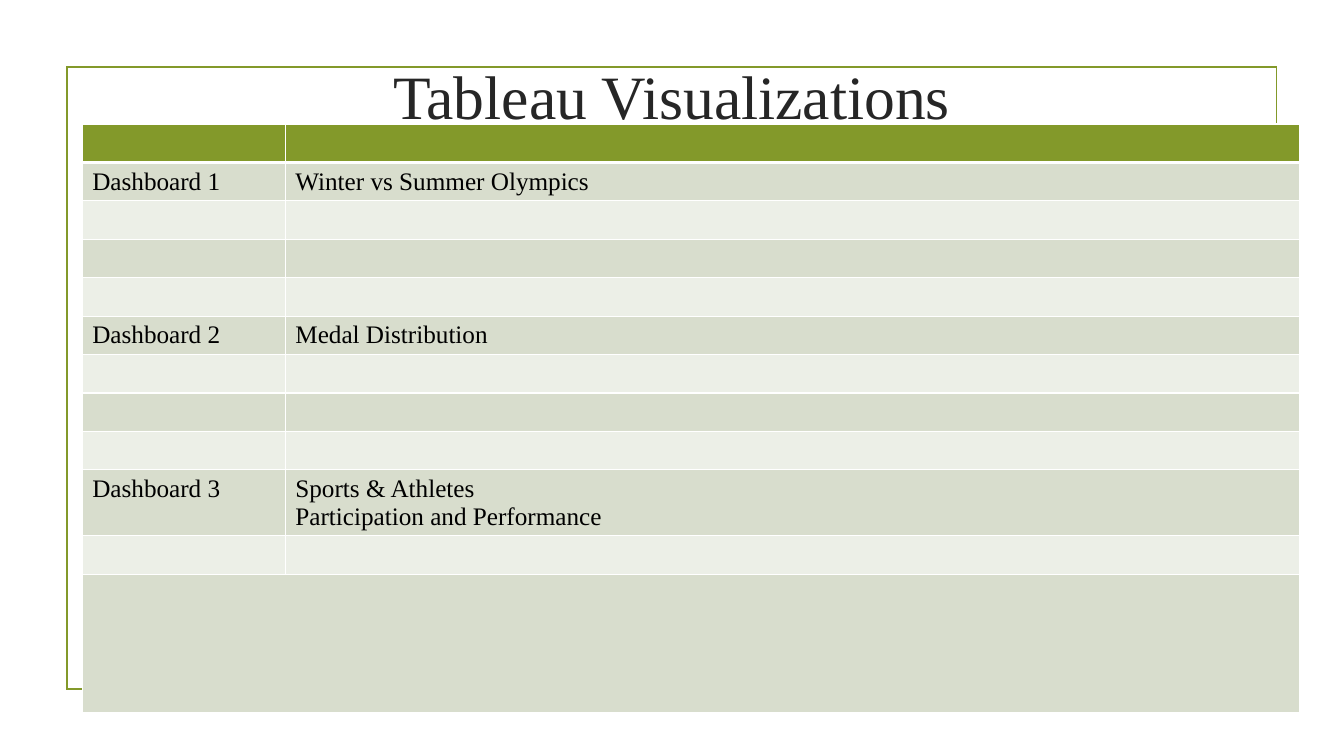
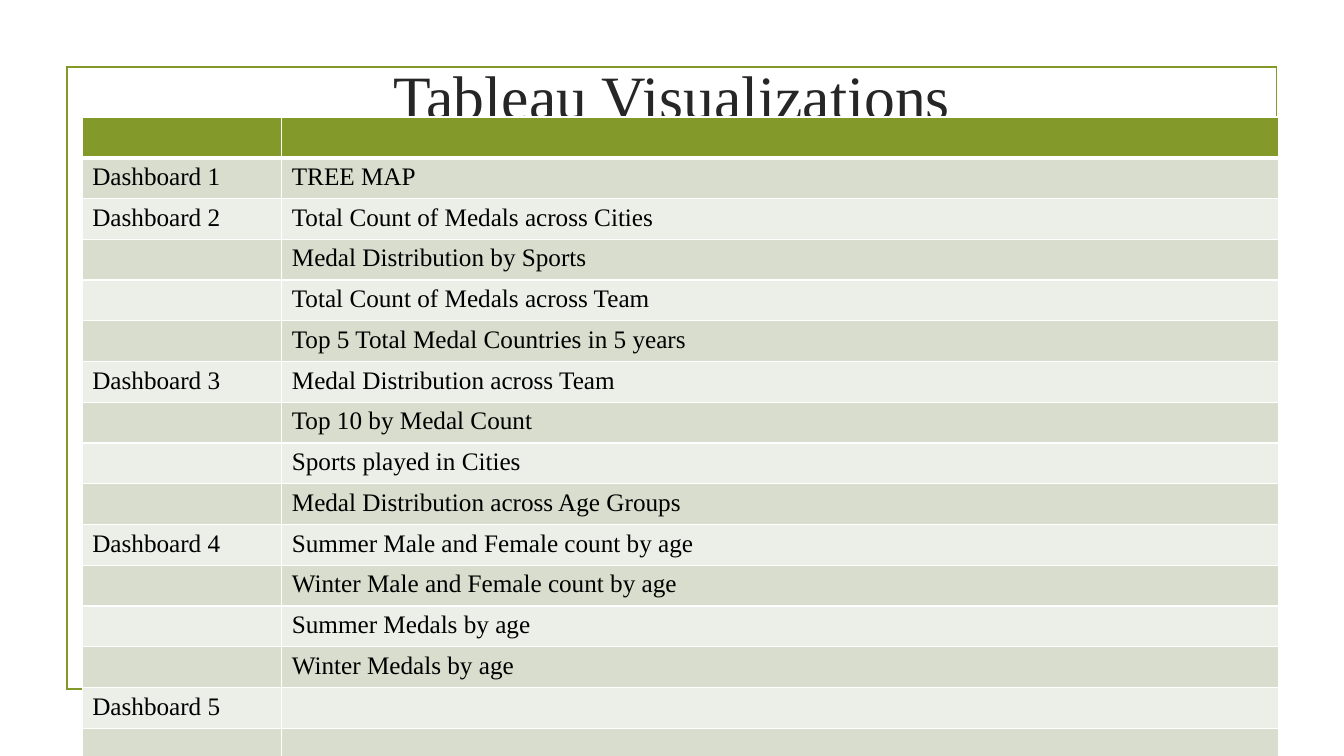
Before and after one commit to shwam25/Project_Tableau, a slide deck: slide 3 of Presentation.pptx. Drawn at 1344x756 pixels with LibreOffice and Linux fonts; fonts in the diff are those of the drawing; background and template pictures are left out. Boxes give left, top, right and bottom in pixels: in the first picture for what was removed or moved away, otherwise in the second. Text is boxed around its words. In the diff, an @@ line names an element or a change of style, - is before the commit and + after.

```diff
--- a/Presentation.pptx
+++ b/Presentation.pptx
@@ table at <box>83,117,1279,756</box> @@
-row 2: Dashboard 1 | Winter vs Summer Olympics
+row 2: Dashboard 1 | TREE MAP
+row 3: Dashboard 2 | Total Count of Medals across Cities
+row 4:  | Medal Distribution by Sports
+row 5:  | Total Count of Medals across Team
+row 6:  | Top 5 Total Medal Countries in 5 years
+row 7: Dashboard 3 | Medal Distribution across Team
+row 8:  | Top 10 by Medal Count
+row 9:  | Sports played in Cities
+row 10:  | Medal Distribution across Age Groups
+row 11: Dashboard 4 | Summer Male and Female count by age
+row 12:  | Winter Male and Female count by age
+row 13:  | Summer Medals by age
+row 14:  | Winter Medals by age
+row 15: Dashboard 5 | 
-row 4:  | 
-row 5:  | 
-row 6: Dashboard 2 | Medal Distribution
-row 7:  | 
-row 8:  | 
-row 9:  | 
-row 10: Dashboard 3 | Sports & Athletes / Participation and Performance
-row 11:  | 
-row 12:  | 
@@ table: place and size @@
-table at <box>83,124,1301,737</box>
+table at <box>83,117,1279,756</box>
```
Also in this commit, not shown: 1 other slide changed, 20 slides added, 3 slides removed.
